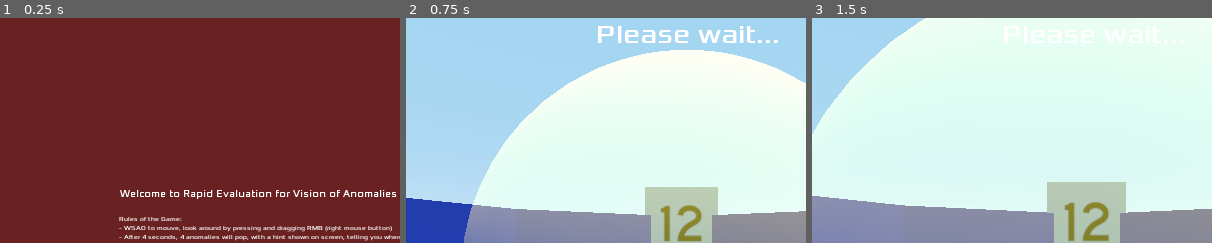
Above: before the commit, frames 1-3 (left to right).
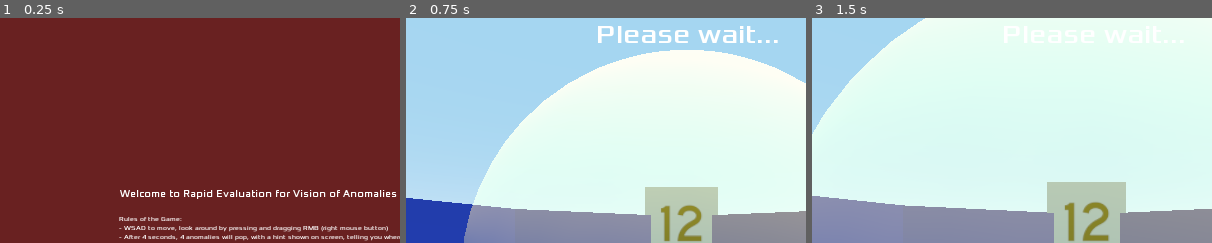
Above: after the commit, the same moments.

Repository: JudgeGregg/REVAn
Game: Godot game, scene res://Game.tscn
Same seed, same stepped clock (60 frames per second), same inputs: the game is played once before the commit and once after it.
Inputs (mouse positions are % of the whole screen's width and height, from its top left):
- Up to frame 1 (0.25 s): no input
- Up to frame 2 (0.75 s): click "Start" at 0.5 s
- Up to frame 3 (1.5 s): tap Enter at 1.25 s; move the mouse to (55, 50) at 1.27 s; hold W (forward) from 1.28 s (still down); hold R from 1.28 s (still down)
The pictures show only the part of the screen within x 15-65%, y 0-50%; the shares and areas given below are measured in that part.

The runs differ from the first frame. In frame 1, 0.6% of the frame differs, in the area x 41-98%, y 92-96%; in frame 2, nothing differs; in frame 3, nothing differs.

Commit message:
Fix typo in game rules

Diff:
--- a/Game.tscn
+++ b/Game.tscn
@@ -310,7 +310,7 @@
 margin_bottom = 266.0
 custom_fonts/font = SubResource( 16 )
 text = "Rules of the Game:
-- WSAD to mouve, look around by pressing and dragging RMB (right mouse button)
+- WSAD to move, look around by pressing and dragging RMB (right mouse button)
 - After 4 seconds, 4 anomalies will pop, with a hint shown on screen, telling you where to align to
 - You have 2 seconds to align the camera with that anomaly's *center*, within a 5° angle
 - Repeat for the remaning anomalies
